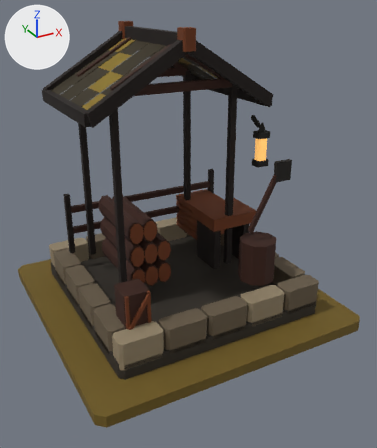
What one commit did to the glTF model art/lumber_t5/lumber_t5.glb.
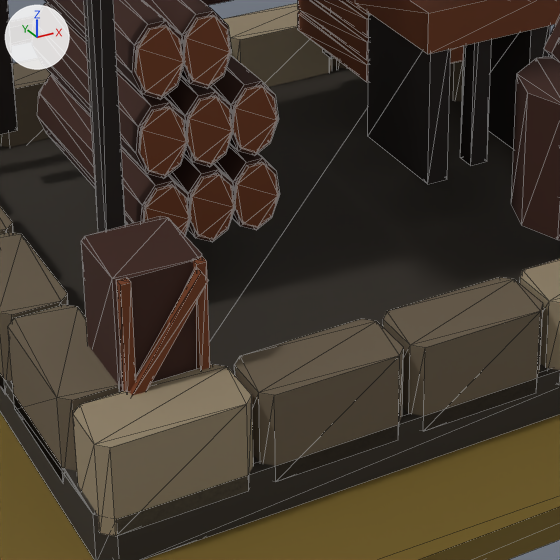
Each version is shown whole from a 50 mm lens placed at (-1.049, -2.046, 1.427), pointed at (0.017, -0.108, 0.458), then close up on the part from 24% to 67% of the width and 48% to 84% of the height. Lighting does not change. The marker at upper left points along +X, +Y and +Z. The older version's two pictures come first. The close-ups show mesh edges as thin lines.

The first close-up shows 'MMR | lumber | T05 Architecture.001', 'MMR | lumber | Tier 05 Ground.001'.
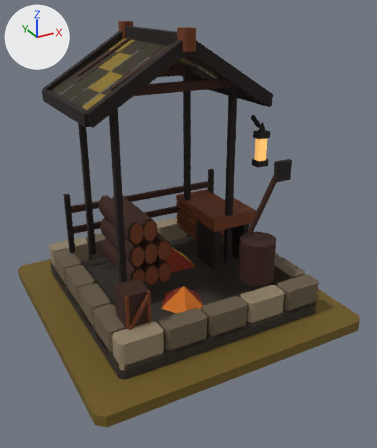
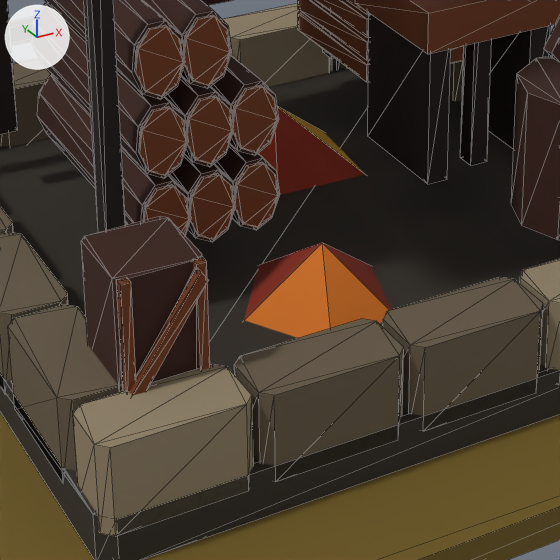
What differs and where, as boxes (x1, y1, x2, y2) in the close-ups (560 x 560 px):
'MMR | lumber | T05 Autumn Dressing.001', added (orange)
    after: (244, 106, 392, 338)

What the commit changed:
Mesh me_mmr___lumber___t05_autumn_dressing_001 is new.
It has 12 vertices, 10 faces and spans x -0.185..0.176, y -0.327..0.321, z 0.062..0.162.
It uses material mat_mmr___shared_palette_atlas (picture img_mmr_shared_color_palette_64).
Object 'MMR | lumber | T05 Autumn Dressing.001' (ob_mmr___lumber___t05_autumn_dressing_001) is new; it shows me_mmr___lumber___t05_autumn_dressing_001.
Its location is (0.0, 0.0, 0.05).
